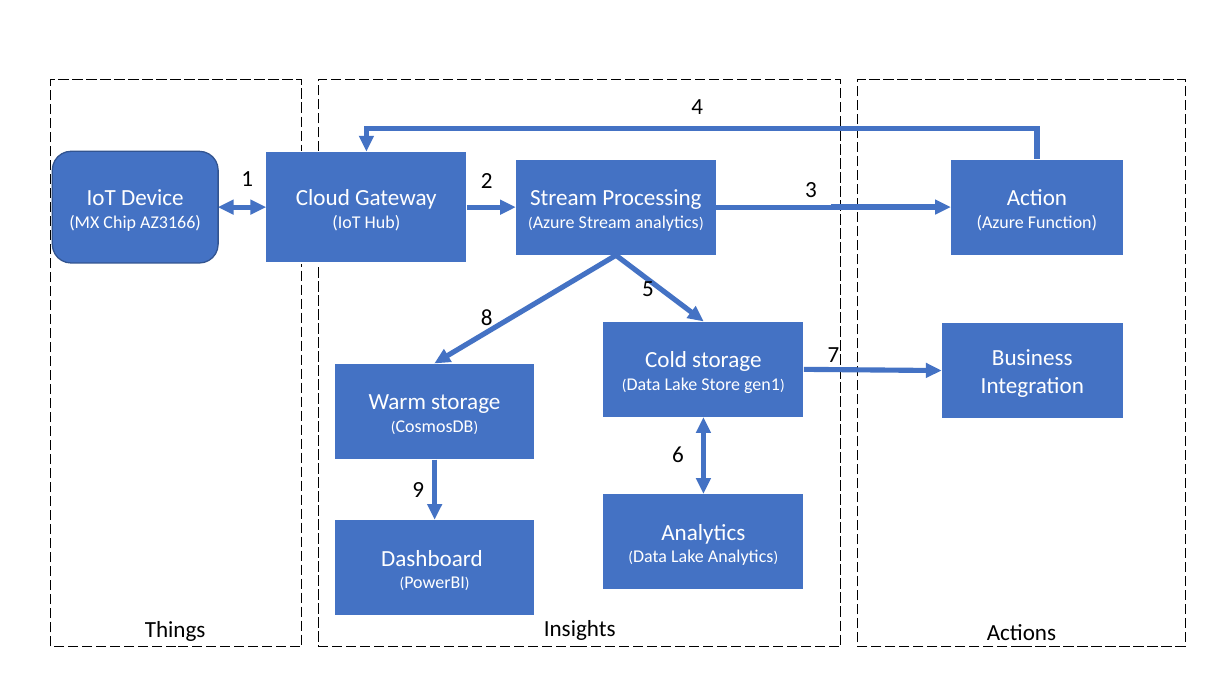
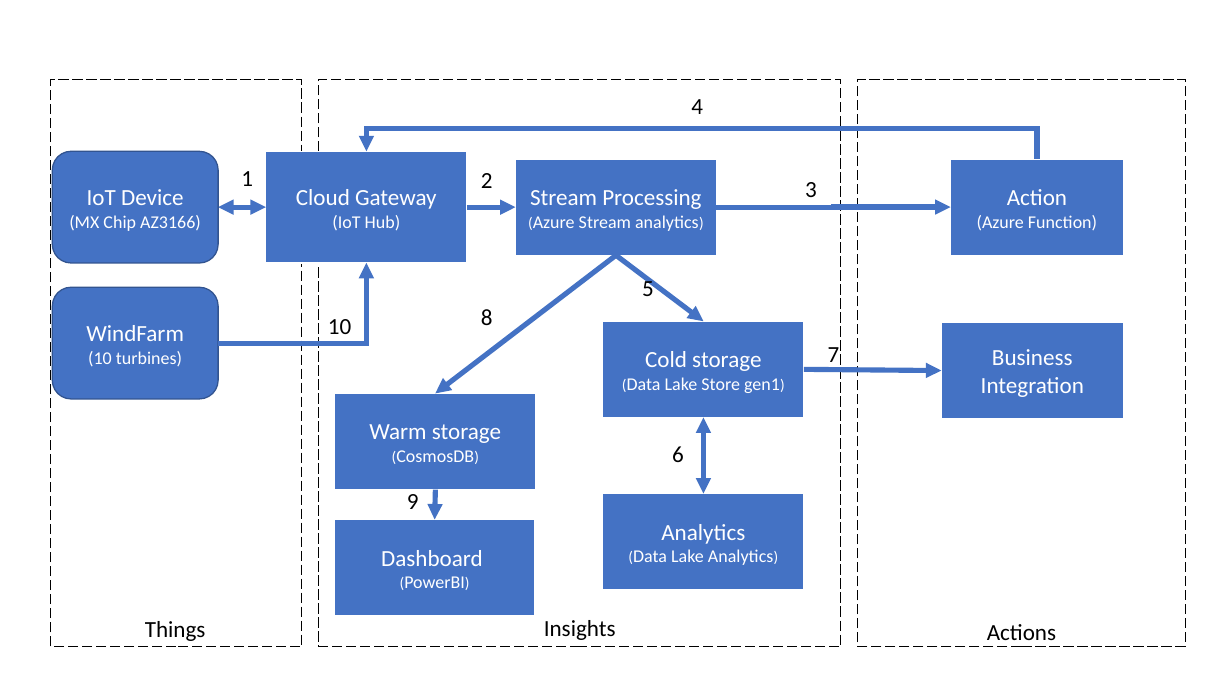
Before and after one commit to TonyDevTest/iotcapstone, a slide deck: slide 1 of Lab2/WindFarmArchitecture-16DB6E74.pptx. Drawn at 1232x693 pixels with LibreOffice and Linux fonts; fonts in the diff are those of the drawing. Boxes give left, top, right and bottom in pixels: in the first picture for what was removed or moved away, otherwise in the second. Text is boxed around its words. In the diff, an @@ line names an element or a change of style, - is before the commit and + after.

```diff
--- a/Lab2/WindFarmArchitecture-16DB6E74.pptx
+++ b/Lab2/WindFarmArchitecture-16DB6E74.pptx
@@ elbow arrow added from (218, 343) to (367, 263), #4472C4 4 pt @@
@@ arrow moved from (616, 255) - (434, 363) to (616, 255) - (435, 394) @@
@@ rounded rectangle added at [53,287,218,399], fill #4472C4, outline #325491 1 pt, 14 pt, text #FFFFFF @@
+WindFarm
+(10 turbines)
@@ text added at [328,319,351,334], 18 pt, text #000000 @@
+10
@@ rectangle "Warm storage": place and size @@
-rectangle "Warm storage" at [335,363,536,459]
+rectangle "Warm storage" at [335,394,536,490]
@@ text "9": place and size @@
-text "9" at [412,482,424,497]
+text "9" at [407,494,419,509]
@@ arrow moved from (434, 459) - (434, 519) to (435, 490) - (434, 519) @@
```
Also in this commit, not shown: 1 other slide changed.
